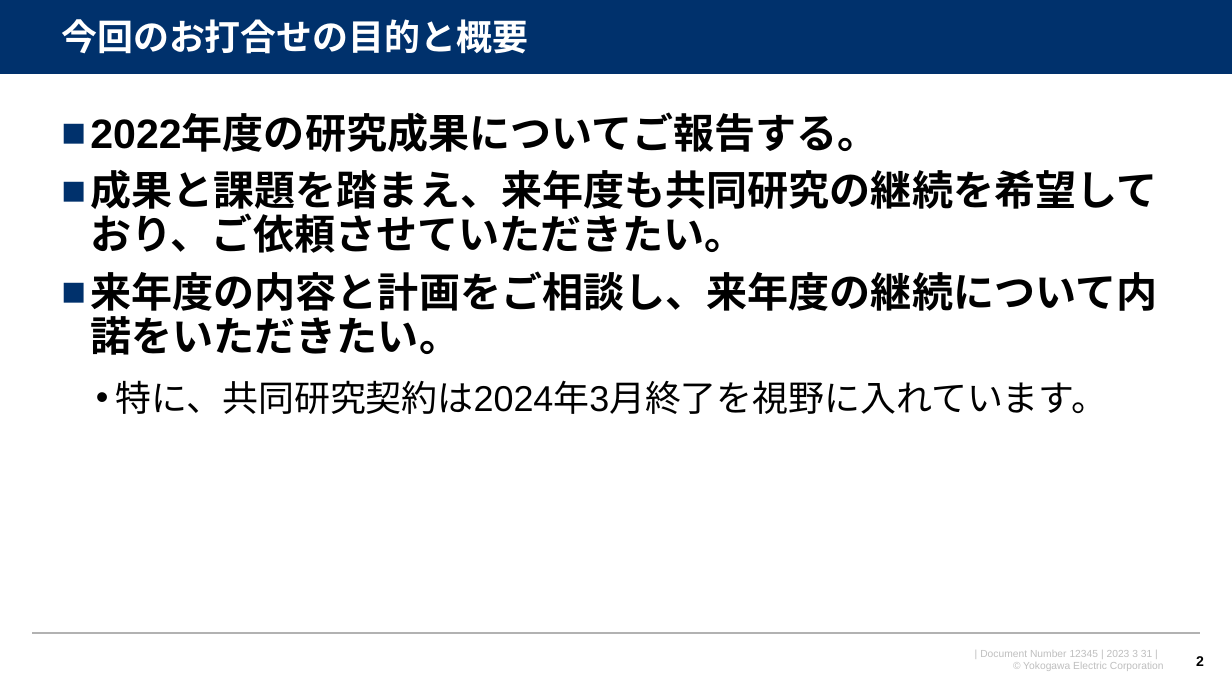
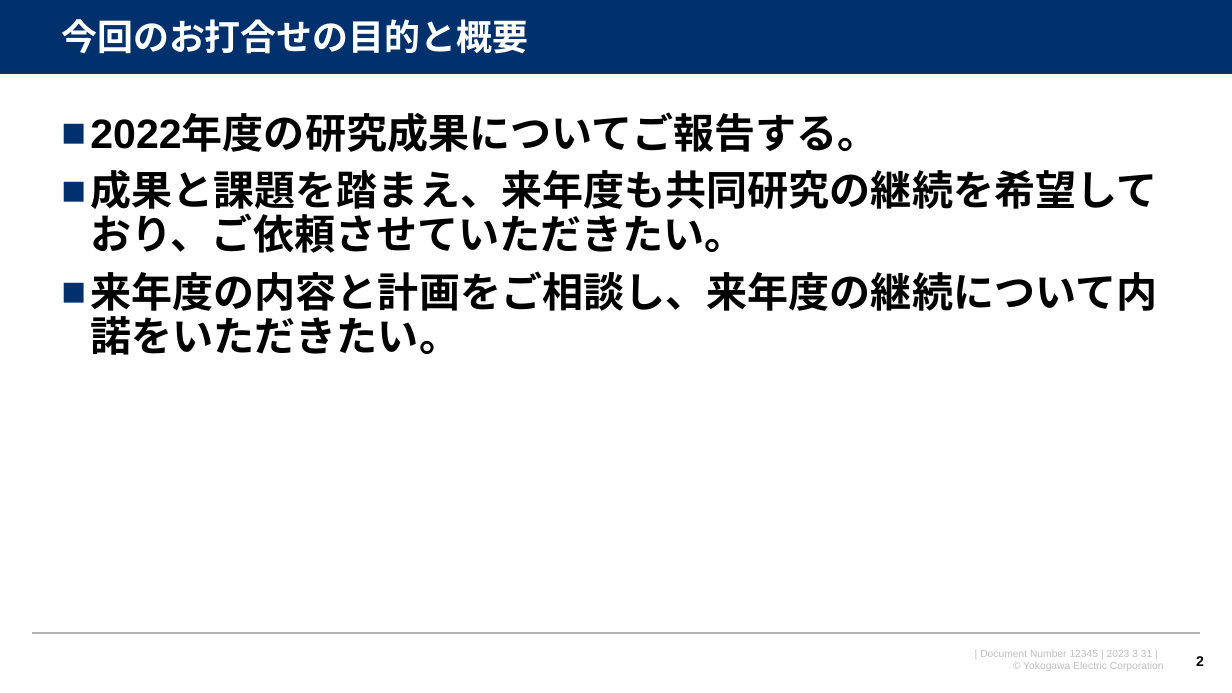
Before and after one commit to watarukumagai-git/opt, a slide deck: slide 2 of joint_res/230331_東京都立大安田先生_共同研究打合せ資料_rev.0.pptx. Drawn at 1232x693 pixels with LibreOffice and Linux fonts; fonts in the diff are those of the drawing; background and template pictures are left out. Boxes give left, top, right and bottom in pixels: in the first picture for what was removed or moved away, otherwise in the second. Text is boxed around its words. In the diff, an @@ line names an element or a change of style, - is before the commit and + after.

```diff
--- a/joint_res/230331_東京都立大安田先生_共同研究打合せ資料_rev.0.pptx
+++ b/joint_res/230331_東京都立大安田先生_共同研究打合せ資料_rev.0.pptx
@@ text at (116,380,1107,414): paragraph removed @@
-  • 特に、共同研究契約は2024年3月終了を視野に入れています。
```
Also in this commit, not shown: 3 other slides changed, 1 slide added.
